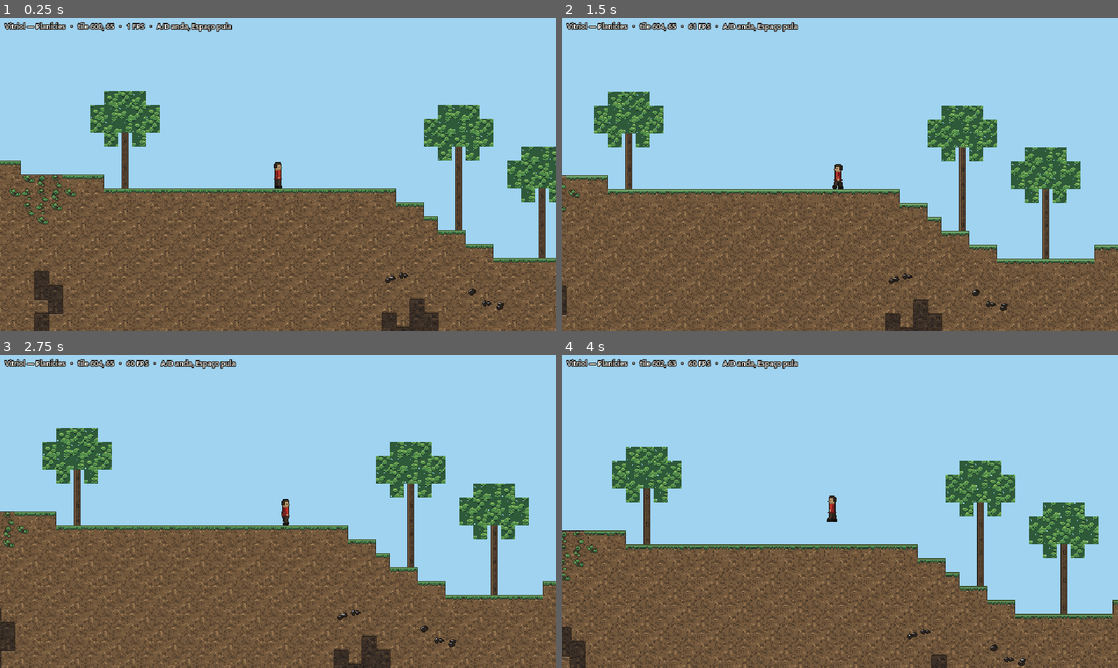
Above: before the commit, frames 1-4 (two rows, left to right).
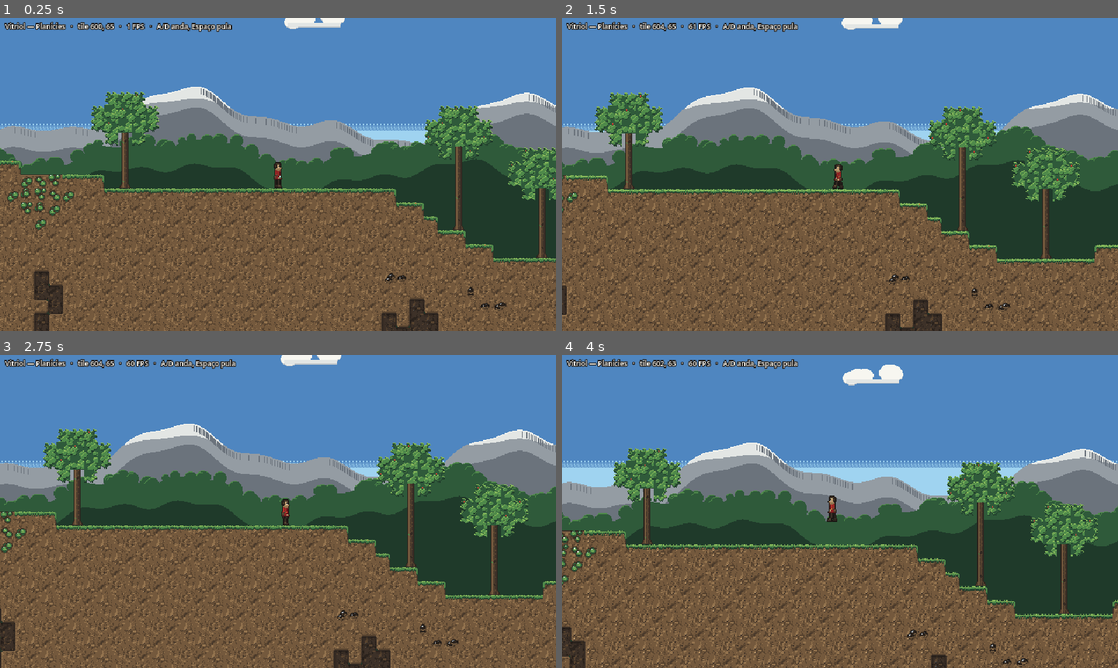
Above: after the commit, the same moments.

Repository: gabrielleonelferreira/Vitriol
Game: Godot game, scene res://client/main.tscn
Same seed, same stepped clock (60 frames per second), same inputs: the game is played once before the commit and once after it.
Inputs:
- Up to frame 1 (0.25 s): no input
- Up to frame 2 (1.5 s): tap Enter at 0.5 s; hold D (mover_direita) 0.53-1.28 s; tap Space (pular) at 0.77 s; hold A (mover_esquerda) from 1.28 s (still down)
- Up to frame 3 (2.75 s): tap Space (pular) at 1.52 s; release A (mover_esquerda) at 2.03 s; hold D (mover_direita) from 2.03 s (still down)
- Up to frame 4 (4 s): release D (mover_direita) at 2.78 s; hold W 2.78-3.53 s; tap Space (pular) at 3.02, 3.77 s; hold A (mover_esquerda) from 3.53 s (still down)

The runs differ from the first frame. In frame 1, 74% of the frame differs, in the area x 0-100%, y 0-100%; in frame 2, 76%; in frame 3, 75%; in frame 4, 77%.

Commit message:
2D: arte refinada (encaixe de blocos por máscara, grama e copa recortadas, sombras nas paredes, fundo com paralaxe, personagem detalhado)
Co-Authored-By: Claude Opus 5.5 <noreply@anthropic.com>
Claude-Session: https://claude.ai/code/session_018V5qL7GBXNkiu9RTohENfK

Diff:
--- a/art/personagem/personagem.json
+++ b/art/personagem/personagem.json
@@ -31,5 +31,5 @@
     8,
     32
   ],
-  "observacao": "Partes empilhadas na ordem de 'partes' (de trás para frente). Armadura, ferramenta e efeito entram nas Ondas 3-5."
+  "observacao": "Partes empilhadas na ordem de 'partes'. Armadura, ferramenta e efeito entram nas Ondas 3-5."
 }
--- a/art/tiles/tiles.json
+++ b/art/tiles/tiles.json
@@ -1,55 +1,79 @@
 {
   "tamanho": 16,
   "variacoes": 4,
-  "coluna_parede": 4,
+  "mascaras": 16,
+  "coluna": "mascara * variacoes + variacao",
+  "mascara_bits": {
+    "topo": 1,
+    "direita": 2,
+    "baixo": 4,
+    "esquerda": 8
+  },
   "tiles": {
     "terra": {
-      "linha": 0,
-      "parede": true
+      "linha": 0
     },
     "grama": {
-      "linha": 1,
-      "parede": true
+      "linha": 1
     },
     "argila": {
-      "linha": 2,
-      "parede": true
+      "linha": 2
     },
     "areia": {
-      "linha": 3,
-      "parede": true
+      "linha": 3
     },
     "cascalho": {
-      "linha": 4,
-      "parede": true
+      "linha": 4
     },
     "calcario": {
-      "linha": 5,
-      "parede": true
+      "linha": 5
     },
     "xisto": {
-      "linha": 6,
-      "parede": true
+      "linha": 6
     },
     "rocha_base": {
-      "linha": 7,
-      "parede": true
+      "linha": 7
+    },
+    "folhas": {
+      "linha": 8
     },
     "tronco": {
-      "linha": 8,
-      "parede": false
+      "linha": 9
     },
-    "folhas": {
-      "linha": 9,
-      "parede": false
+    "tronco_base": {
+      "linha": 10
     },
     "agua": {
-      "linha": 10,
-      "parede": false
+      "linha": 11
     },
     "agua_topo": {
-      "linha": 11,
-      "parede": false
+      "linha": 12
+    }
+  },
+  "paredes": {
+    "terra": {
+      "linha": 0
+    },
+    "grama": {
+      "linha": 1
+    },
+    "argila": {
+      "linha": 2
+    },
+    "areia": {
+      "linha": 3
+    },
+    "cascalho": {
+      "linha": 4
+    },
+    "calcario": {
+      "linha": 5
+    },
+    "xisto": {
+      "linha": 6
+    },
+    "rocha_base": {
+      "linha": 7
     }
   },
   "minerios": {
@@ -75,5 +99,5 @@
       "linha": 6
     }
   },
-  "observacao": "Gerado por tools/art/gerar_arte.py. Minérios são desenhados por cima da rocha da camada."
+  "observacao": "Gerado por tools/art/gerar_arte.py. Minérios vão por cima da rocha da camada."
 }
--- /dev/null
+++ b/client/background.gd
@@ -0,0 +1,45 @@
+class_name Background
+extends Node2D
+## Fundo da superfície: céu fixo e três planos com paralaxe (montanhas, colinas, nuvens).
+## Os planos acompanham o mundo na vertical, para o horizonte ficar na altura do chão, e
+## andam mais devagar na horizontal quanto mais longe estão.
+
+const SKY_PATH := "res://art/fundo/ceu.png"
+## [arquivo, quanto acompanha a câmera na horizontal, altura (px) do topo da imagem acima da
+## superfície média do mundo]. As colinas descem bem abaixo do chão para nunca deixar vão.
+const PLANES := [
+	["res://art/fundo/nuvens.png", 0.08, 215],
+	["res://art/fundo/montanhas.png", 0.15, 175],
+	["res://art/fundo/colinas.png", 0.35, 95],
+]
+
+var _sky_layer := CanvasLayer.new()
+
+
+func build(_grid: WorldGrid) -> void:
+	_sky_layer.layer = -10
+	_sky_layer.name = "Ceu"
+	add_child(_sky_layer)
+	var sky := TextureRect.new()
+	sky.texture = load(SKY_PATH)
+	sky.stretch_mode = TextureRect.STRETCH_SCALE
+	sky.set_anchors_preset(Control.PRESET_FULL_RECT)
+	sky.texture_filter = CanvasItem.TEXTURE_FILTER_NEAREST
+	_sky_layer.add_child(sky)
+
+	for plane in PLANES:
+		var texture: Texture2D = load(plane[0])
+		var parallax := Parallax2D.new()
+		parallax.name = plane[0].get_file().get_basename()
+		parallax.scroll_scale = Vector2(plane[1], 1.0)
+		parallax.repeat_size = Vector2(texture.get_width(), 0)
+		parallax.repeat_times = 3
+		parallax.z_index = -20
+		var sprite := Sprite2D.new()
+		sprite.texture = texture
+		sprite.centered = false
+		sprite.texture_filter = CanvasItem.TEXTURE_FILTER_NEAREST
+		var surface_y := WorldGenerator.SURFACE_BASE * WorldGrid.TILE_SIZE
+		sprite.position = Vector2(0, surface_y - plane[2])
+		parallax.add_child(sprite)
+		add_child(parallax)
--- a/client/main.gd
+++ b/client/main.gd
@@ -39,10 +39,15 @@
 
 func _build_world(snapshot: Dictionary) -> void:
 	_grid = WorldGrid.from_snapshot(snapshot, GameData)
+	var background := Background.new()
+	background.name = "Fundo"
+	add_child(background)
+	move_child(background, 0)
+	background.build(_grid)
 	_world_view = WorldView.new()
 	_world_view.name = "Mundo"
 	add_child(_world_view)
-	move_child(_world_view, 0)
+	move_child(_world_view, 1)
 	_world_view.build(_grid, GameData)
 
 
--- a/client/world_view.gd
+++ b/client/world_view.gd
@@ -1,45 +1,62 @@
 class_name WorldView
 extends Node2D
-## Desenha a grade do mundo com quatro camadas de tiles:
-##   paredes (fundo escurecido) → blocos → minérios (sobre a rocha) → bordas.
-## O TileSet é montado em código a partir de art/tiles/tiles.json.
-
-const ATLAS_PATH := "res://art/tiles/tiles.png"
+## Desenha a grade do mundo em quatro camadas de tiles:
+##   paredes (fundo escurecido) → sombras nas paredes → blocos → minérios (sobre a rocha).
+##
+## Cada bloco tem 16 versões (máscara de 4 bits: topo, direita, baixo, esquerda expostos), com
+## contorno, brilho e cantos arredondados só nos lados expostos. O TileSet é montado em código a
+## partir de art/tiles/tiles.json (gerado por tools/art/gerar_arte.py).
+
+const TILES_PATH := "res://art/tiles/tiles.png"
 const ORES_PATH := "res://art/tiles/minerios.png"
-const EDGES_PATH := "res://art/tiles/bordas.png"
+const WALLS_PATH := "res://art/tiles/paredes.png"
+const SHADOWS_PATH := "res://art/tiles/sombras.png"
 const META_PATH := "res://art/tiles/tiles.json"
 
 const SOURCE_TILES := 0
 const SOURCE_ORES := 1
-const SOURCE_EDGES := 2
+const SOURCE_WALLS := 2
+const SOURCE_SHADOWS := 3
+
+const TOP := 1
+const RIGHT := 2
+const BOTTOM := 4
+const LEFT := 8
 
 var grid: WorldGrid
-var _meta: Dictionary = {}
 var _variants: int = 4
-var _wall_column: int = 4
 var _rows: Dictionary = {}
+var _wall_rows: Dictionary = {}
 var _ore_rows: Dictionary = {}
 var _layer_rock_names: PackedStringArray = []
-## Por id de tile: linha no atlas (-1 = não desenha), linha de minério (-1 = não é minério).
+## Por id de tile: linha no atlas (-1 = sem arte própria), linha de minério, linha de parede.
 var _row_by_id: PackedInt32Array = []
 var _ore_row_by_id: PackedInt32Array = []
-var _see_through: PackedByteArray = []
+var _wall_row_by_id: PackedInt32Array = []
+var _leaves_id: int = -1
+var _trunk_id: int = -1
+var _water_id: int = -1
 
 var _walls: TileMapLayer
+var _shadows: TileMapLayer
 var _tiles: TileMapLayer
 var _ores: TileMapLayer
-var _edges: TileMapLayer
 
 
 func build(new_grid: WorldGrid, data: DataStore) -> void:
 	grid = new_grid
 	_layer_rock_names = data.layer_rocks()
 	_load_meta()
-	var tile_set := _make_tile_set()
-	_walls = _make_layer("Paredes", tile_set, -2)
+	var tile_set := TileSet.new()
+	tile_set.tile_size = Vector2i(WorldGrid.TILE_SIZE, WorldGrid.TILE_SIZE)
+	_add_source(tile_set, SOURCE_TILES, TILES_PATH)
+	_add_source(tile_set, SOURCE_ORES, ORES_PATH)
+	_add_source(tile_set, SOURCE_WALLS, WALLS_PATH)
+	_add_source(tile_set, SOURCE_SHADOWS, SHADOWS_PATH)
+	_walls = _make_layer("Paredes", tile_set, -3)
+	_shadows = _make_layer("Sombras", tile_set, -2)
 	_tiles = _make_layer("Blocos", tile_set, 0)
 	_ores = _make_layer("Minerios", tile_set, 1)
-	_edges = _make_layer("Bordas", tile_set, 2)
 	_index_tiles()
 	var started := Time.get_ticks_msec()
 	for y in grid.height:
@@ -66,22 +83,13 @@
 	if typeof(parsed) != TYPE_DICTIONARY:
 		push_error("WorldView: não consegui ler %s" % META_PATH)
 		return
-	_meta = parsed
-	_variants = int(_meta.get("variacoes", 4))
-	_wall_column = int(_meta.get("coluna_parede", 4))
-	for name in _meta["tiles"]:
-		_rows[name] = int(_meta["tiles"][name]["linha"])
-	for name in _meta["minerios"]:
-		_ore_rows[name] = int(_meta["minerios"][name]["linha"])
-
-
-func _make_tile_set() -> TileSet:
-	var tile_set := TileSet.new()
-	tile_set.tile_size = Vector2i(WorldGrid.TILE_SIZE, WorldGrid.TILE_SIZE)
-	_add_source(tile_set, SOURCE_TILES, ATLAS_PATH)
-	_add_source(tile_set, SOURCE_ORES, ORES_PATH)
-	_add_source(tile_set, SOURCE_EDGES, EDGES_PATH)
-	return tile_set
+	_variants = int(parsed.get("variacoes", 4))
+	for name in parsed["tiles"]:
+		_rows[name] = int(parsed["tiles"][name]["linha"])
+	for name in parsed["paredes"]:
+		_wall_rows[name] = int(parsed["paredes"][name]["linha"])
+	for name in parsed["minerios"]:
+		_ore_rows[name] = int(parsed["minerios"][name]["linha"])
 
 
 func _add_source(tile_set: TileSet, id: int, path: String) -> void:
@@ -89,10 +97,8 @@
 	var source := TileSetAtlasSource.new()
 	source.texture = texture
 	source.texture_region_size = Vector2i(WorldGrid.TILE_SIZE, WorldGrid.TILE_SIZE)
-	var columns := texture.get_width() / WorldGrid.TILE_SIZE
-	var rows := texture.get_height() / WorldGrid.TILE_SIZE
-	for row in rows:
-		for column in columns:
+	for row in texture.get_height() / WorldGrid.TILE_SIZE:
+		for column in texture.get_width() / WorldGrid.TILE_SIZE:
 			source.create_tile(Vector2i(column, row))
 	tile_set.add_source(source, id)
 
@@ -111,22 +117,67 @@
 	var count := grid.registry.size()
 	_row_by_id.resize(count)
 	_ore_row_by_id.resize(count)
-	_see_through.resize(count)
+	_wall_row_by_id.resize(count)
 	var missing: PackedStringArray = []
 	for id in count:
 		var name := grid.registry.name_of(id)
 		_row_by_id[id] = _rows.get(name, -1)
 		_ore_row_by_id[id] = _ore_rows.get(name, -1)
-		var solid := grid.registry.is_solid(id)
-		_see_through[id] = 0 if solid else 1
+		_wall_row_by_id[id] = _wall_rows.get(name, -1)
 		if _row_by_id[id] < 0 and _ore_row_by_id[id] < 0 and name != TileRegistry.AIR:
 			missing.append(name)
+	_leaves_id = grid.registry.id_of(TileRegistry.LEAVES)
+	_trunk_id = grid.registry.id_of(TileRegistry.TRUNK)
+	_water_id = grid.registry.id_of(TileRegistry.WATER)
 	if not missing.is_empty():
 		print("WorldView: ainda sem arte (aparecem como a rocha da camada): ", ", ".join(missing))
 
 
 func _variant(x: int, y: int) -> int:
 	return ((x * 73856093) ^ (y * 19349663)) & (_variants - 1)
+
+
+func _column(mask: int, variant: int) -> int:
+	return mask * _variants + variant
+
+
+## Lados que encostam em algo que não é sólido.
+func _exposed_mask(x: int, y: int) -> int:
+	var mask := 0
+	if not grid.is_solid(x, y - 1):
+		mask |= TOP
+	if not grid.is_solid(x + 1, y):
+		mask |= RIGHT
+	if not grid.is_solid(x, y + 1):
+		mask |= BOTTOM
+	if not grid.is_solid(x - 1, y):
+		mask |= LEFT
+	return mask
+
+
+## Lados da copa que não encostam em outras folhas (nem no tronco).
+func _leaves_mask(x: int, y: int) -> int:
+	var mask := 0
+	var offsets := [[0, -1, TOP], [1, 0, RIGHT], [0, 1, BOTTOM], [-1, 0, LEFT]]
+	for entry in offsets:
+		var neighbor := grid.get_tile(x + entry[0], y + entry[1])
+		if neighbor != _leaves_id and neighbor != _trunk_id:
+			mask |= entry[2]
+	return mask
+
+
+## Lados de uma parede que têm um bloco sólido na frente, ao lado: recebem sombra.
+func _shadow_mask(x: int, y: int) -> int:
+	var mask := 0
+	if grid.is_solid(x, y - 1):
+		mask |= TOP
+	if grid.is_solid(x + 1, y):
+		mask |= RIGHT
+	if grid.is_solid(x, y + 1):
+		mask |= BOTTOM
+	if grid.is_solid(x - 1, y):
+		mask |= LEFT
+	return mask
 
 
 func _draw_cell(x: int, y: int) -> void:
@@ -134,51 +185,53 @@
 	var id := grid.get_tile(x, y)
 	var wall := grid.get_wall(x, y)
 	var variant := _variant(x, y)
-
-	# Parede: só aparece onde o bloco da frente deixa ver o fundo.
-	if wall != 0 and _see_through[id] == 1 and _row_by_id[wall] >= 0:
-		_walls.set_cell(cell, SOURCE_TILES, Vector2i(_wall_column + variant, _row_by_id[wall]))
+	var solid := grid.registry.is_solid(id)
+
+	# Parede e sombra: só onde o bloco da frente deixa ver o fundo.
+	if wall != 0 and not solid and _wall_row_by_id[wall] >= 0:
+		_walls.set_cell(cell, SOURCE_WALLS, Vector2i(variant, _wall_row_by_id[wall]))
+		var shadow := _shadow_mask(x, y)
+		if shadow != 0:
+			_shadows.set_cell(cell, SOURCE_SHADOWS, Vector2i(shadow, 0))
+		else:
+			_shadows.erase_cell(cell)
 	else:
 		_walls.erase_cell(cell)
-
-	# Bloco da frente. Minério: desenha a rocha da camada e o minério por cima.
+		_shadows.erase_cell(cell)
+
+	if id == 0:
+		_tiles.erase_cell(cell)
+		_ores.erase_cell(cell)
+		return
+
 	var row := _row_by_id[id]
 	var ore_row := _ore_row_by_id[id]
-	if ore_row >= 0 or (row < 0 and id != 0):
-		row = _row_by_id[_host_rock(x, y, wall)]
-	elif grid.registry.name_of(id) == TileRegistry.WATER and grid.get_tile(x, y - 1) == 0:
+	var mask := 0
+	if solid:
+		mask = _exposed_mask(x, y)
+		# Minério (ou bloco ainda sem arte): desenha a rocha da camada por baixo.
+		if ore_row >= 0 or row < 0:
+			row = _row_by_id[_host_rock(x, y, wall)]
+	elif id == _leaves_id:
+		mask = _leaves_mask(x, y)
+	elif id == _trunk_id and grid.is_solid(x, y + 1):
+		row = _rows.get("tronco_base", row)
+	elif id == _water_id and grid.get_tile(x, y - 1) == 0:
 		row = _rows.get("agua_topo", row)
-	if id == 0 or row < 0:
+
+	if row < 0:
 		_tiles.erase_cell(cell)
 	else:
-		_tiles.set_cell(cell, SOURCE_TILES, Vector2i(variant, row))
+		_tiles.set_cell(cell, SOURCE_TILES, Vector2i(_column(mask, variant), row))
 	if ore_row >= 0:
-		_ores.set_cell(cell, SOURCE_ORES, Vector2i(variant, ore_row))
+		_ores.set_cell(cell, SOURCE_ORES, Vector2i(_column(mask, variant), ore_row))
 	else:
 		_ores.erase_cell(cell)
 
-	# Bordas: lados de um bloco sólido que encostam em algo não sólido.
-	if grid.registry.is_solid(id):
-		var mask := 0
-		if not grid.is_solid(x, y - 1):
-			mask |= 1
-		if not grid.is_solid(x + 1, y):
-			mask |= 2
-		if not grid.is_solid(x, y + 1):
-			mask |= 4
-		if not grid.is_solid(x - 1, y):
-			mask |= 8
-		if mask != 0:
-			_edges.set_cell(cell, SOURCE_EDGES, Vector2i(mask, 0))
-		else:
-			_edges.erase_cell(cell)
-	else:
-		_edges.erase_cell(cell)
-
 
 ## Rocha que fica atrás de um minério: a parede, ou a rocha da camada na superfície.
 func _host_rock(x: int, y: int, wall: int) -> int:
-	if wall != 0:
+	if wall != 0 and _row_by_id[wall] >= 0:
 		return wall
 	var layer := clampi(grid.layer_at(x, y), 1, _layer_rock_names.size())
 	return grid.registry.id_of(_layer_rock_names[layer - 1])
Binary file added: art/fundo/ceu.png
Not shown, added: art/fundo/ceu.png.import
Binary file added: art/fundo/colinas.png
Not shown, added: art/fundo/colinas.png.import
Binary file added: art/fundo/montanhas.png
Not shown, changed: art/fundo/montanhas.png.import
Binary file added: art/fundo/nuvens.png
Not shown, added: art/fundo/nuvens.png.import
Binary file changed: art/personagem/braco_frente.png
Binary file changed: art/personagem/braco_tras.png
Binary file changed: art/personagem/cabeca.png
Binary file changed: art/personagem/cabelo.png
(and 16 more such lines)
